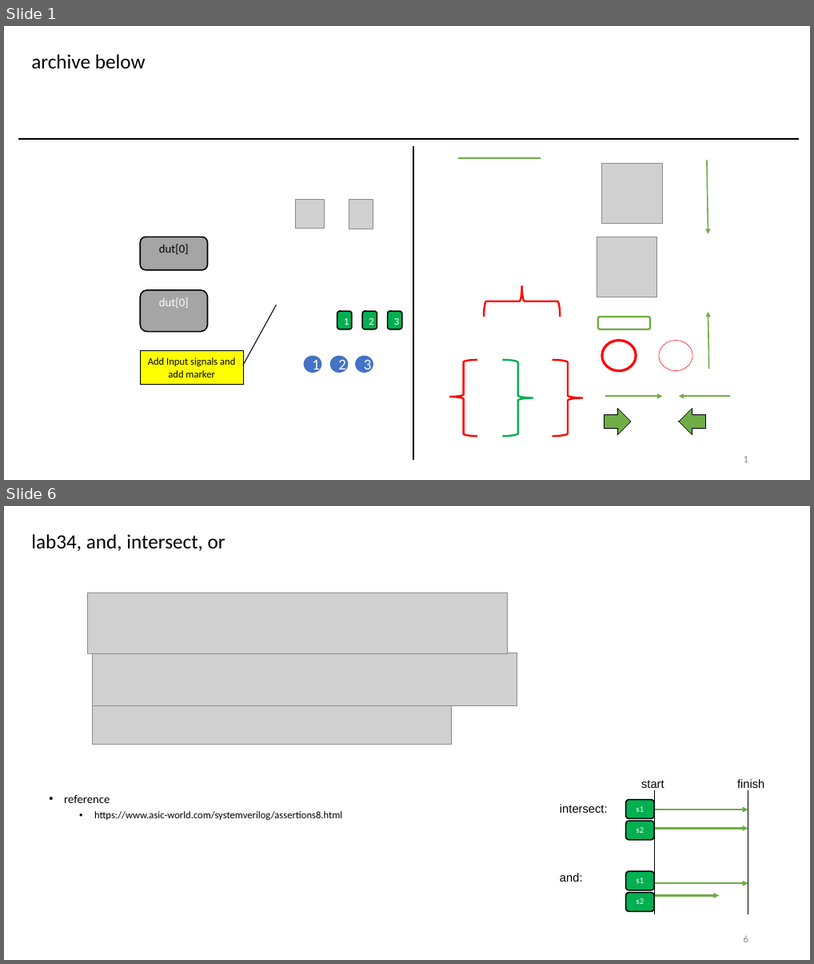
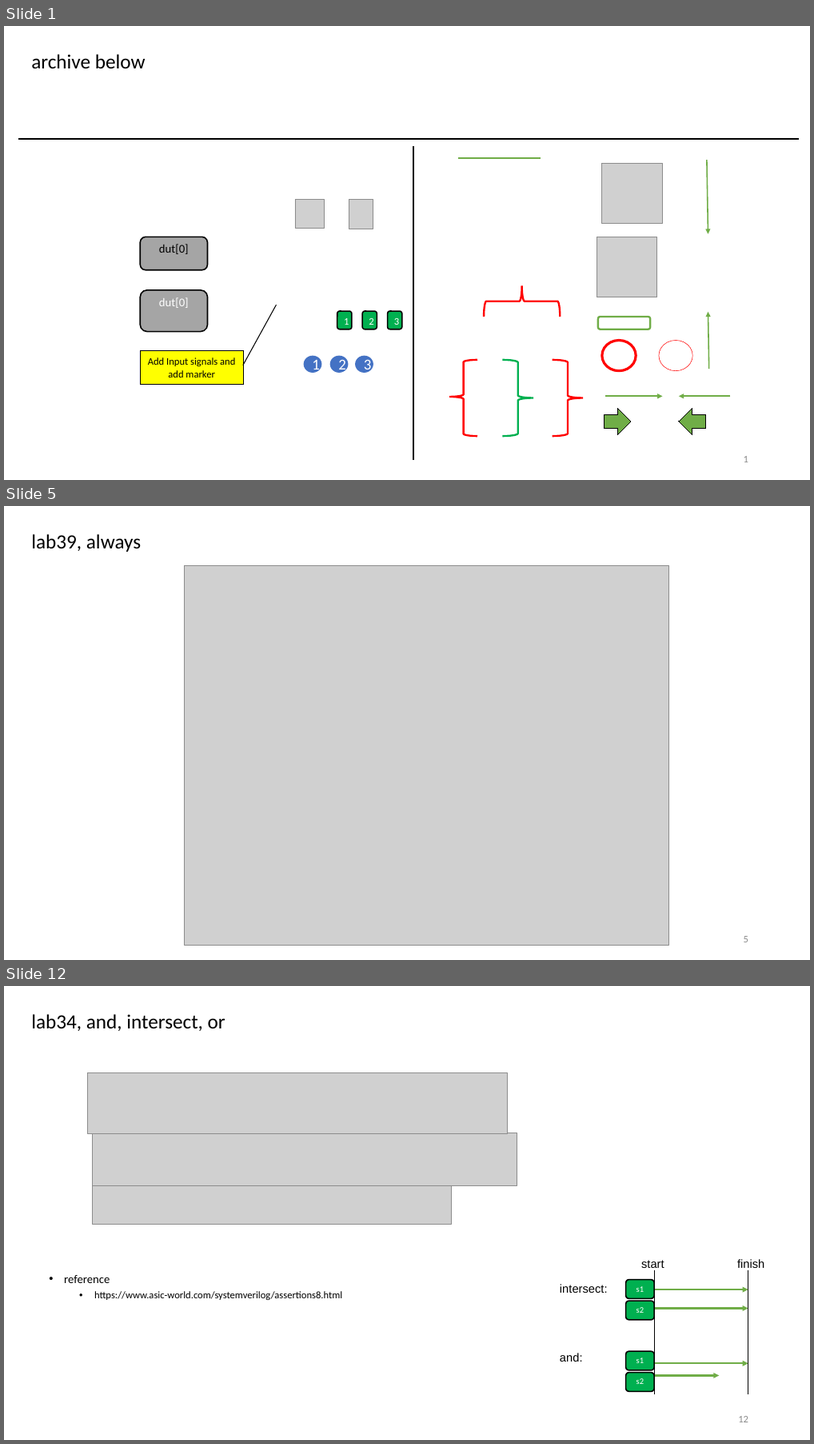
Before and after one commit to r06942072/study_sv, a slide deck: note.pptx. Shown one above the other, each under a label of ours: slides 1 and 6 before the commit, slides 1, 5 and 12 after it; the slides between them are not shown. The pictures are 814x964 and 814x1444 pixels, drawn with LibreOffice and Linux fonts; fonts in the diff are those of the drawing; grey boxes stand for pictures. Boxes give left, top, right and bottom in pixels: in the first picture for what was removed or moved away, otherwise in the second. Text is boxed around its words. In the diff, an @@ line names an element or a change of style, - is before the commit and + after.

```diff
--- a/note.pptx
+++ b/note.pptx
@@ slide 5 added at <box>4,506,810,960</box>, background #FFFFFF @@
@@ title added at <box>31,534,141,552</box>, 24 pt, text #000000 @@
+lab39, always
@@ picture added at <box>185,566,670,944</box> @@
@@ page number added at <box>744,936,749,942</box>, 12 pt, text #8C8C8C @@
+5
@@ what was slide 6 is now slide 12 @@
@@ page number at <box>738,1416,749,1422</box>: text changed @@
-6
+12
```
Also in this commit, not shown: 2 slides changed, 7 other slides added, 2 slides removed, 12 other files.
